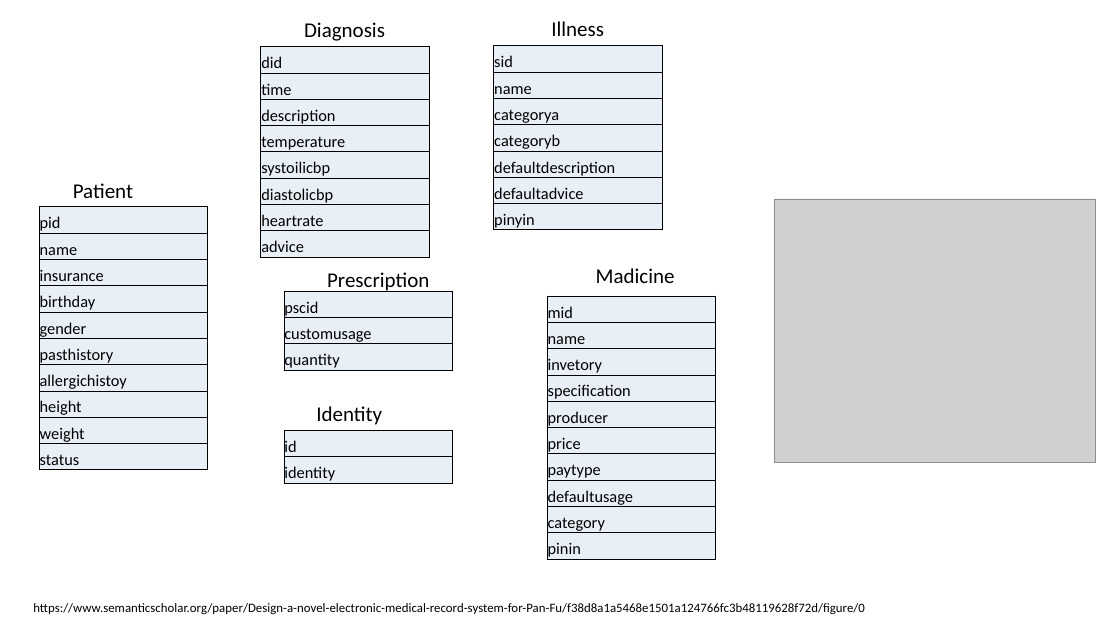
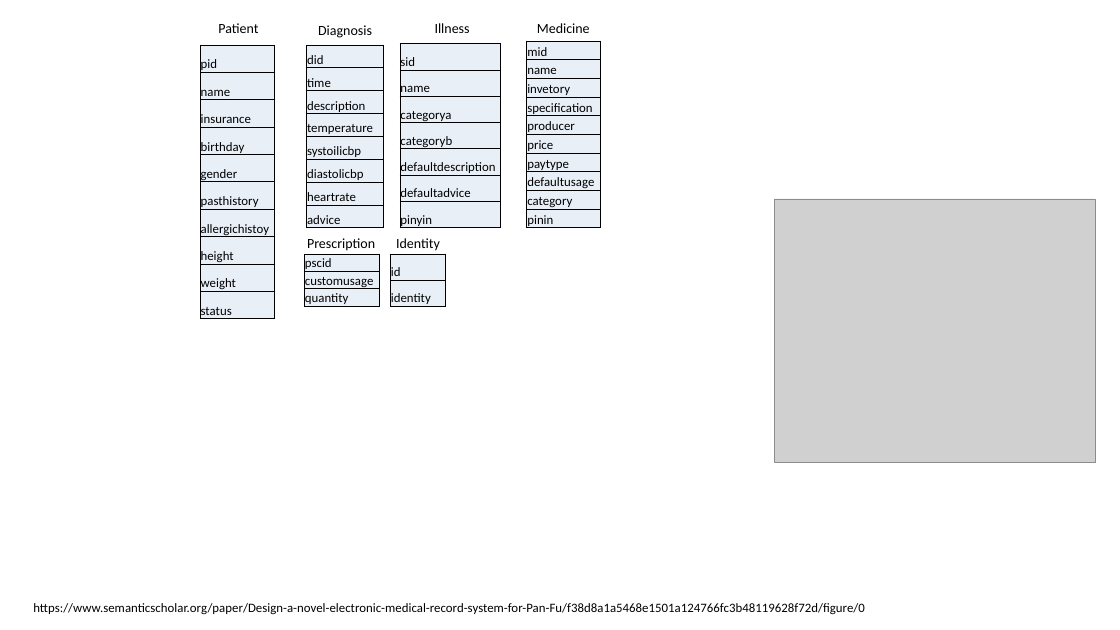
Before and after one commit to desertzebra/EMR-Interoperability, a slide deck: slide 2 of Presentations/EMR Interroperability V0.1.pptx. Drawn at 1120x630 pixels with LibreOffice and Linux fonts; fonts in the diff are those of the drawing; grey boxes stand for pictures. Boxes give left, top, right and bottom in pixels: in the first picture for what was removed or moved away, otherwise in the second. Text is boxed around its words. In the diff, an @@ line names an element or a change of style, - is before the commit and + after.

```diff
--- a/Presentations/EMR Interroperability V0.1.pptx
+++ b/Presentations/EMR Interroperability V0.1.pptx
@@ text "Patient": place and size @@
-text "Patient" at [73, 183, 133, 198]
+text "Patient" at [218, 23, 258, 33]
@@ text "Diagnosis": place and size @@
-text "Diagnosis" at [304, 22, 385, 41]
+text "Diagnosis" at [318, 25, 372, 38]
@@ text "Illness": place and size @@
-text "Illness" at [551, 21, 604, 36]
+text "Illness" at [435, 23, 470, 33]
@@ text added at [537, 23, 590, 33], 12 pt, text #000000 @@
+Medicine
@@ table at [200, 45, 274, 323] @@
@@ size 14 to 11 pt @@
@@ table: place and size @@
-table at [39, 207, 208, 474]
+table at [200, 45, 274, 323]
@@ table at [307, 45, 383, 232] @@
@@ size 14 to 11 pt @@
@@ table: place and size @@
-table at [261, 47, 430, 258]
+table at [307, 45, 383, 232]
@@ table at [400, 44, 501, 232] @@
@@ size 14 to 11 pt @@
@@ table: place and size @@
-table at [494, 46, 663, 234]
+table at [400, 44, 501, 232]
@@ table at [527, 41, 601, 232] @@
@@ size 14 to 11 pt @@
@@ table: place and size @@
-table at [548, 297, 717, 561]
+table at [527, 41, 601, 232]
@@ text "Prescription": place and size @@
-text "Prescription" at [327, 272, 429, 292]
+text "Prescription" at [307, 238, 375, 251]
@@ size 18 to 12 pt in 5 elements at [318, 25, 372, 38], [307, 238, 375, 251], [435, 23, 470, 33], [218, 23, 258, 33], [396, 238, 440, 251] @@
@@ text "Identity": place and size @@
-text "Identity" at [316, 406, 382, 425]
+text "Identity" at [396, 238, 440, 251]
@@ table at [305, 254, 380, 308] @@
@@ size 14 to 11 pt @@
@@ table: place and size @@
-table at [284, 292, 453, 374]
+table at [305, 254, 380, 308]
@@ table at [391, 255, 446, 308] @@
@@ size 14 to 11 pt @@
@@ table: place and size @@
-table at [284, 431, 453, 487]
+table at [391, 255, 446, 308]
@@ text removed at [596, 268, 675, 283] @@
-Madicine
```
Also in this commit, not shown: 1 other slide changed, 4 slides added, 2 other files.
